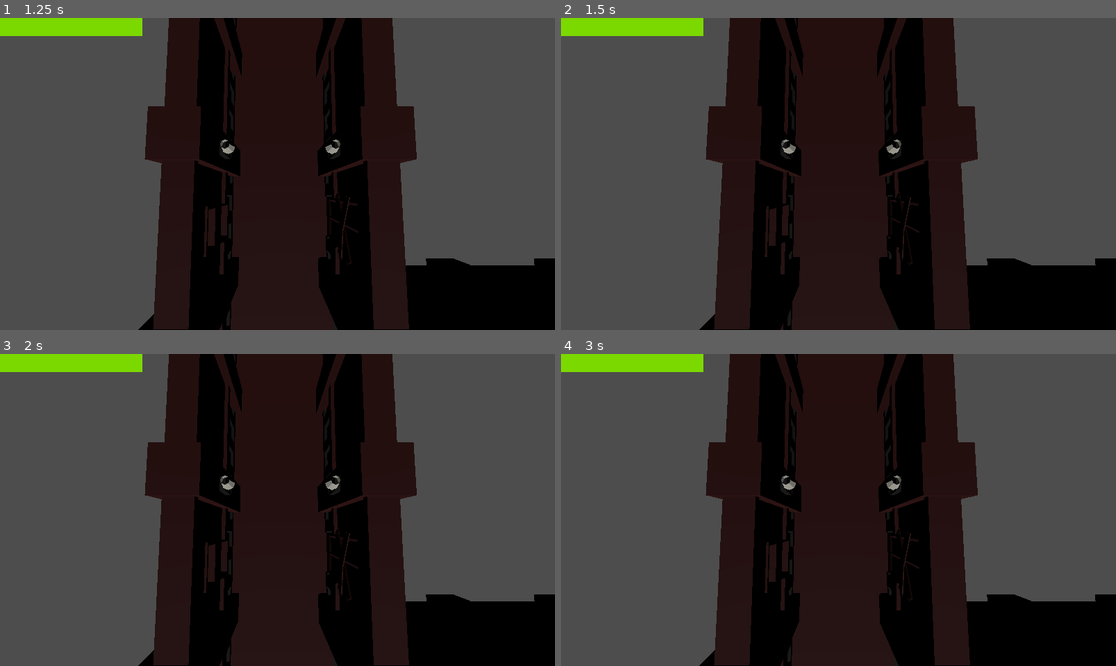
Above: before the commit, frames 1-4 (two rows, left to right).
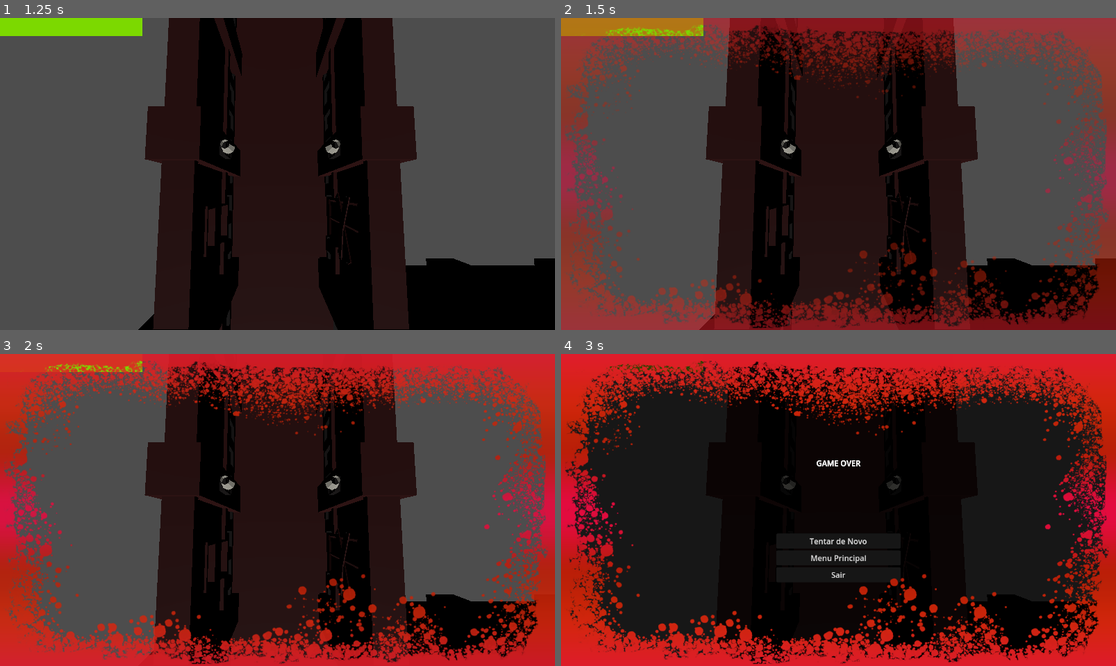
Above: after the commit, the same moments.

Repository: FellowshipOfTheGame/Hotel-Ponte-Negra
Game: Godot game, scene res://scenes/menus/menuPrincipal.tscn
The game is run twice, just before and just after one commit, with the same random seed, the same clock (stepped at 60 frames per second) and the same inputs.
Inputs (mouse positions are in pixels of both pictures, inside the frame that each line leads up to):
- Up to frame 1 (1.25 s): click "Jogar" at 0.5 s
- Up to frame 2 (1.5 s): tap Enter at 1.25 s; move the mouse to (960, 158) at 1.27 s; hold D (movimento_direita) from 1.28 s (still down); tap Space at 1.35 s; click (960, 158) at 1.42 s
- Up to frame 3 (2 s): keep holding D (movimento_direita); tap Space at 1.52, 1.82 s
- Up to frame 4 (3 s): move the mouse to (727, 525) at 2.02 s; release D (movimento_direita) at 2.03 s; hold S (movimento_tras) 2.03-2.78 s; tap Shift (correr) at 2.1 s; tap Space at 2.27, 2.3, 2.57 s; move the mouse to (894, 441) at 2.77 s; hold D (movimento_direita) from 2.78 s (still down); hold E (interacao) from 2.78 s (still down)

Frame 1 is identical in both runs. In frame 2, 29% of the frame differs, in the area x 0-100%, y 0-100%; in frame 3, 33%; in frame 4, 84%.
Error in both runs: Attempt to call function 'get_forca_max' in base 'null instance' on a null instance. (res://scripts/base.gd:10)

Commit message:
Alarm Sound System
Ao chegar em um limiar de distância, o coração começa a palpitar. A partir daí, quanto mais próximo estiver o monstro de você, mais rápido o coração bate.

Diff:
--- /dev/null
+++ b/scenes/characters/player/alarm.gd
@@ -0,0 +1,43 @@
+extends Node3D
+
+@onready var audio_stream_player = $AudioStreamPlayer3D
+@onready var radius = $AlarmArea.get_node("CollisionShape3D").shape.radius
+
+var monsters_nearby: Array[Node3D] = []
+
+func _process(_delta: float) -> void:
+	var closest_monster_dist = get_closest_monster_pos()
+	if closest_monster_dist:
+		audio_stream_player.pitch_scale = lerp(2.0, 1.0, closest_monster_dist / radius)
+
+func _on_alarm_area_body_exited(body: Node3D) -> void:
+	monsters_nearby.erase(body)
+	if monsters_nearby.is_empty():
+		audio_stream_player.stop()
+
+func _on_alarm_area_body_entered(body: Node3D) -> void:
+	if monsters_nearby.is_empty():
+		audio_stream_player.play()
+	monsters_nearby.append(body)
+
+func get_closest_monster_pos():
+	if monsters_nearby.is_empty():
+		return null
+
+	var closest = monsters_nearby[0]
+
+	var closest_distance = global_position.distance_to(
+		closest.global_position
+	)
+
+	if monsters_nearby.size() > 1:
+		for monster in monsters_nearby:
+			var dist = global_position.distance_to(
+				monster.global_position
+			)
+
+			if dist < closest_distance:
+				closest = monster
+				closest_distance = dist
+
+	return closest_distance
--- a/scenes/characters/player/player.tscn
+++ b/scenes/characters/player/player.tscn
@@ -1,7 +1,9 @@
-[gd_scene load_steps=13 format=3 uid="uid://csmmjcndfe1ns"]
+[gd_scene load_steps=15 format=3 uid="uid://csmmjcndfe1ns"]
 
 [ext_resource type="Script" uid="uid://ug1jag7rmhxf" path="res://scripts/player/player.gd" id="1_6avc5"]
 [ext_resource type="PackedScene" uid="uid://b48k8jhm1y5cx" path="res://assets/3D_models/player/protag.glb" id="2_6avc5"]
+[ext_resource type="Script" uid="uid://but7a6i6ay0er" path="res://scenes/characters/player/alarm.gd" id="3_xuses"]
+[ext_resource type="AudioStream" uid="uid://xg7cvgfhkp4w" path="res://assets/audio/sound_effects/brvhrtz-heartbeat-01-brvhrtz-225058.ogg" id="4_42irl"]
 [ext_resource type="Script" uid="uid://bec2av6d5j3lu" path="res://scripts/stateMachine/stateMachine.gd" id="4_qd3e3"]
 [ext_resource type="Script" uid="uid://c55ggn6m6b5mr" path="res://scripts/player/concreteStates/PlayerWalking.gd" id="5_mk55u"]
 [ext_resource type="Script" uid="uid://cto422qdn3ifa" path="res://scripts/player/concreteStates/PlayerRunning.gd" id="6_xuses"]
@@ -37,6 +39,7 @@
 [node name="Protagonista" parent="." instance=ExtResource("2_6avc5")]
 
 [node name="Alarm" type="Node3D" parent="."]
+script = ExtResource("3_xuses")
 
 [node name="AlarmArea" type="Area3D" parent="Alarm"]
 collision_layer = 4
@@ -44,6 +47,10 @@
 
 [node name="CollisionShape3D" type="CollisionShape3D" parent="Alarm/AlarmArea"]
 shape = SubResource("CylinderShape3D_6avc5")
+
+[node name="AudioStreamPlayer3D" type="AudioStreamPlayer3D" parent="Alarm"]
+stream = ExtResource("4_42irl")
+attenuation_model = 3
 
 [node name="State Machine" type="Node" parent="." node_paths=PackedStringArray("initial_state")]
 script = ExtResource("4_qd3e3")
@@ -72,5 +79,5 @@
 &"": SubResource("AnimationLibrary_xuses")
 }
 
-[connection signal="body_entered" from="Alarm/AlarmArea" to="." method="_on_alarm_area_body_entered"]
-[connection signal="body_exited" from="Alarm/AlarmArea" to="." method="_on_alarm_area_body_exited"]
+[connection signal="body_entered" from="Alarm/AlarmArea" to="Alarm" method="_on_alarm_area_body_entered"]
+[connection signal="body_exited" from="Alarm/AlarmArea" to="Alarm" method="_on_alarm_area_body_exited"]
--- /dev/null
+++ b/scenes/gramophone.gd
@@ -0,0 +1,11 @@
+extends Node3D
+
+@onready var audio_player = $AudioStreamPlayer3D
+
+func _process(delta: float) -> void:
+	EventBus.noise.emit(global_position, 15.0)
+
+func _on_porta_tree_exited() -> void:
+	print("Volume: " + str(audio_player.volume_db))
+	audio_player.volume_db = 10
+	print("Volume: " + str(audio_player.volume_db))
--- a/scripts/camera/cameraControllerStatic.gd
+++ b/scripts/camera/cameraControllerStatic.gd
@@ -51,10 +51,10 @@
 
 	if ray.is_colliding():
 		collider = ray.get_collider()
-		print("Colidiu com ")
+		#print("Colidiu com ")
 
 		if collider is Obstacle:
-			print("obstacle")
+			#print("obstacle")
 			collider._ray_enter()
 
 			if not collider in colliders:
--- a/scripts/objects/door/porta.gd
+++ b/scripts/objects/door/porta.gd
@@ -19,8 +19,9 @@
 func _physics_process(delta: float) -> void:
 	if !aberta and forca >= 10:
 		aberta = true
-		collision.queue_free()
-		mesh.queue_free()
+		#collision.queue_free()
+		#mesh.queue_free()
+		get_parent().queue_free()
 
 		forca = 0
 		empurrando.emit(forca)
--- a/scripts/player/player.gd
+++ b/scripts/player/player.gd
@@ -3,7 +3,6 @@
 @onready var alarm_area: Area3D = $Alarm/AlarmArea
 @onready var interaction_shapecast: ShapeCast3D = $"InteractionShapecast"
 
-var monsters_nearby := {}
 var gravity = ProjectSettings.get_setting("physics/3d/default_gravity")
 var stamina_bar_max : float
 
@@ -32,6 +31,9 @@
 func _unhandled_input(event: InputEvent) -> void:
 	if event.is_action_pressed("interacao"):
 		check_for_interaction()
+	if event is InputEventKey:
+		if event.pressed and event.keycode == KEY_SPACE:
+			die()
 
 func get_stamina_max():
 	return stamina_bar_max
@@ -50,21 +52,6 @@
 		if collider is Interactable:
 			print("Player interagiu com: ", collider.name)
 			collider._on_interact(self)
-
-
-func _on_alarm_area_body_exited(body: Node3D) -> void:
-	var instance_id = body.get_instance_id()
-	if monsters_nearby.has(instance_id):
-		monsters_nearby.erase(instance_id)
-		print("Monster exited: ", body.name)
-		update_alarm_status()
-
-func update_alarm_status():
-	print("Monsters nearby: ", monsters_nearby.size())
-	if monsters_nearby.is_empty():
-		print("No monster around!")
-	else:
-		print("Monsters detected!")
 
 func set_new_key(action_name: String, new_keycode: Key):
 	var event := InputEventKey.new()
Binary file added: assets/3D_models/objects/gramophone/Gramofone_fullTex.glb
Not shown, added: assets/3D_models/objects/gramophone/Gramofone_fullTex.glb.import
Binary file added: assets/3D_models/objects/gramophone/Gramofone_fullTex_disc.jpg
Not shown, added: assets/3D_models/objects/gramophone/Gramofone_fullTex_disc.jpg.import
Binary file added: assets/3D_models/objects/gramophone/Gramofone_fullTex_metala.png
Not shown, added: assets/3D_models/objects/gramophone/Gramofone_fullTex_metala.png.import
Binary file added: assets/3D_models/objects/gramophone/Gramofone_fullTex_woodb.png
Not shown, added: assets/3D_models/objects/gramophone/Gramofone_fullTex_woodb.png.import
Not shown, added: assets/audio/background_music/Canon-in-D-Major.ogg.import
Not shown, added: assets/audio/sound_effects/brvhrtz-heartbeat-01-brvhrtz-225058.ogg.import
Not shown, removed: export_presets.cfg
Not shown, added: scenes/characters/player/alarm.gd.uid
(and 4 more such lines)
